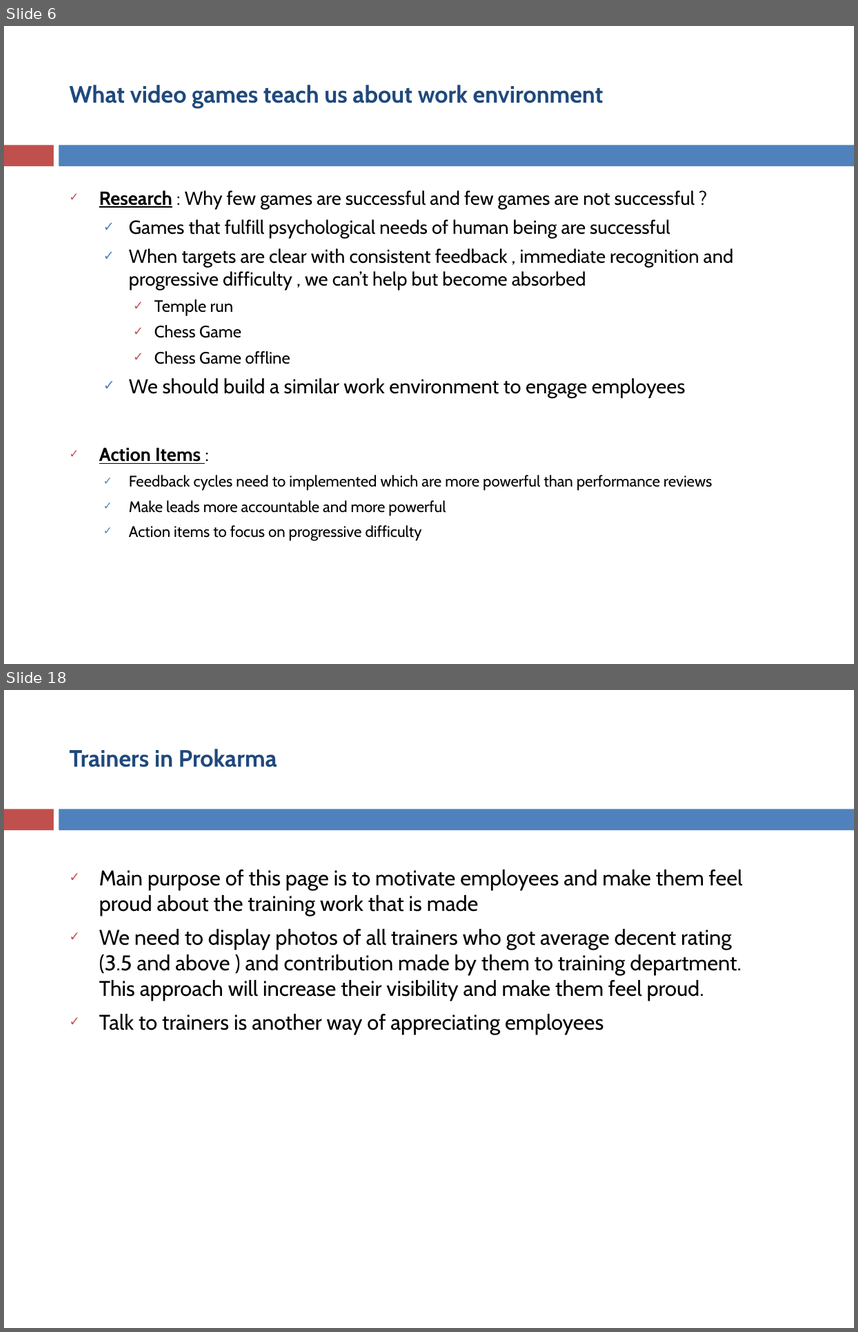
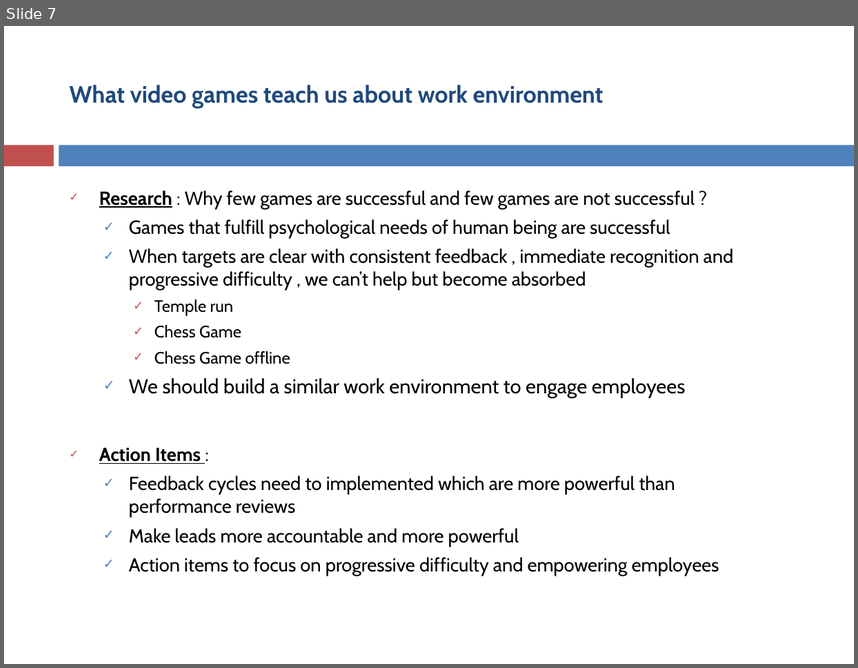
Before and after one commit to asakala/notes, a slide deck: Prokarma/Magnetic Work Environment.pptx. Shown one above the other, each under a label of ours: slides 6 and 18 before the commit, slide 7 after it; the slides between them are not shown. The pictures are 858x1332 and 858x668 pixels, drawn with LibreOffice and Linux fonts; fonts in the diff are those of the drawing. Boxes give left, top, right and bottom in pixels: in the first picture for what was removed or moved away, otherwise in the second. Text is boxed around its words. In the diff, an @@ line names an element or a change of style, - is before the commit and + after.

```diff
--- a/Prokarma/Magnetic Work Environment.pptx
+++ b/Prokarma/Magnetic Work Environment.pptx
@@ slide 18 removed at (x1=4, y1=690, x2=854, y2=1328), background #FFFFFF; not listed: 2 template elements that a slide beside it also shows @@
@@ title removed at (x1=70, y1=749, x2=277, y2=767) @@
-Trainers in Prokarma
@@ text removed at (x1=99, y1=869, x2=743, y2=1034) @@
-✓ Main purpose of this page is to motivate employees and make them feel proud about the training work that is made
-✓ We need to display photos of all trainers who got average decent rating (3.5 and above ) and contribution made by them to training department. This approach will increase their visibility and make them feel proud.
-✓ Talk to trainers is another way of appreciating employees
@@ what was slide 6 is now slide 7 @@
@@ slide 7 changed as well @@
@@ text at (x1=129, y1=475, x2=675, y2=546): size 13 to 16 pt in "Feedback cycles need to implemented which are ...", "Make leads more accountable and more powerful" @@
@@ text at (x1=129, y1=557, x2=720, y2=575): text changed; size 13 to 16 pt @@
-  ✓ Action items to focus on progressive difficulty
+  ✓ Action items to focus on progressive difficulty and empowering employees
```
Also in this commit, not shown: 2 other slides changed, 3 slides added, 15 other slides removed.
